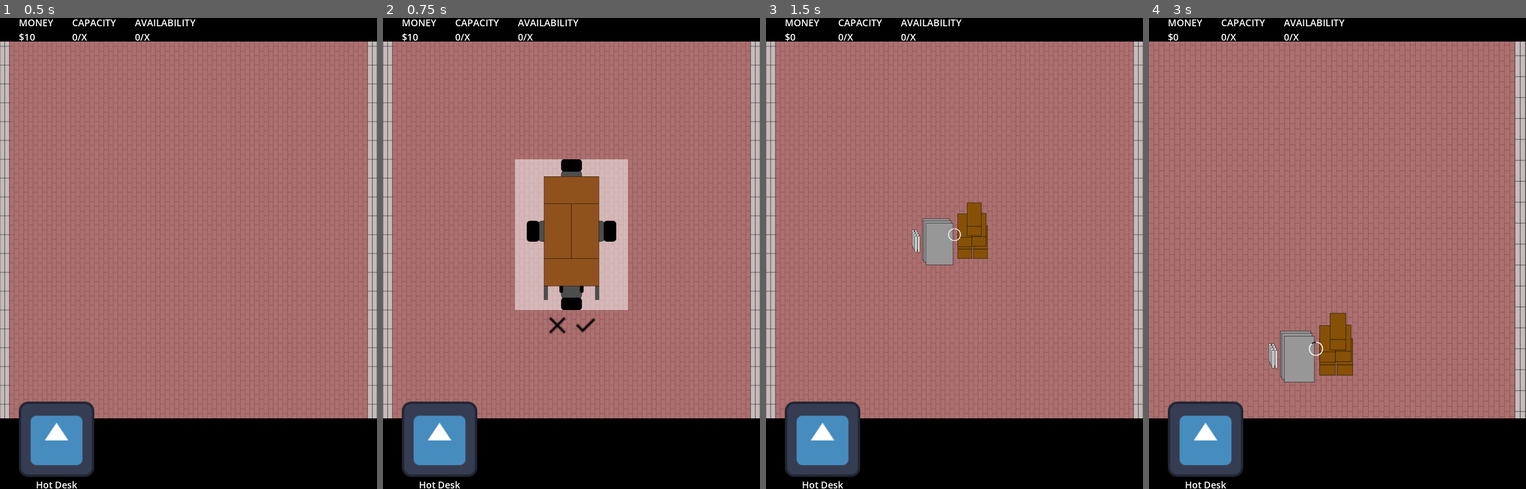
Above: before the commit, frames 1-4 (left to right).
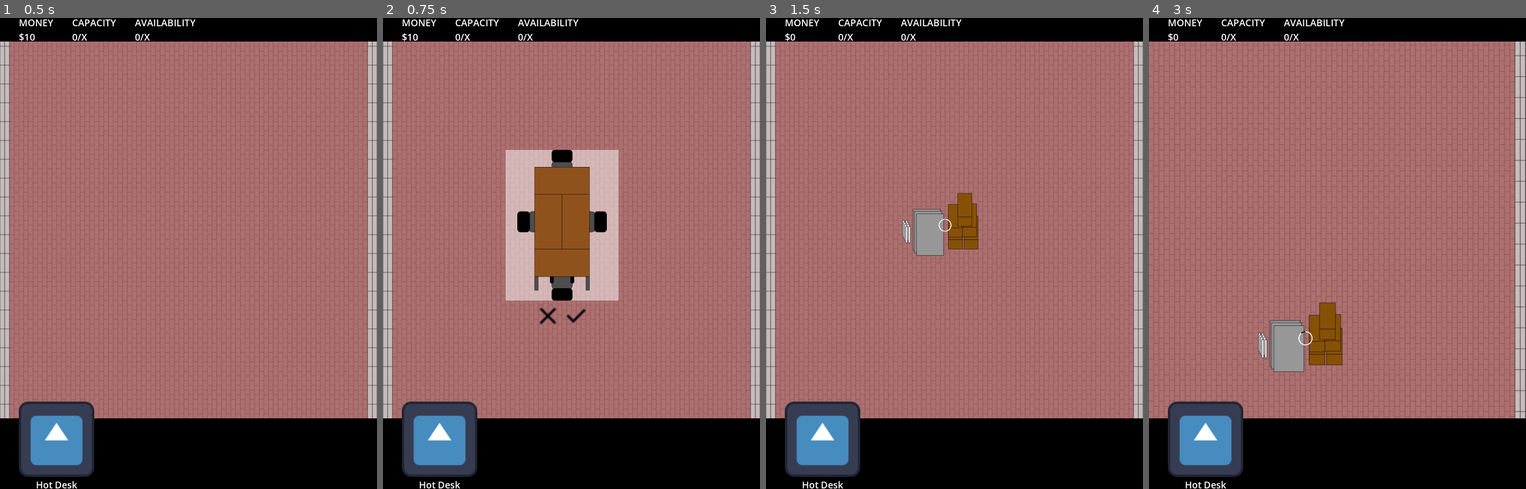
Above: after the commit, the same moments.

Repository: niels-hb/officie-godot
Game: Godot game, scene res://scenes/offices/basic_office_1/basic_office_1.tscn
The game is run twice, just before and just after one commit, with the same random seed, the same clock (stepped at 60 frames per second) and the same inputs. The engine's default icon, where the game draws it, is replaced by a stand-in: a white triangle on a blue panel in a dark square.
Inputs (mouse positions are in pixels of both pictures, inside the frame that each line leads up to; where the layout moved, square brackets give the same spot in the first picture):
- Up to frame 1 (0.5 s): no input
- Up to frame 2 (0.75 s): tap Enter at 0.5 s; drag from (439, 451) to (609, 149) at 0.52 s
- Up to frame 3 (1.5 s): click (958, 314) [969, 324] at 1.25 s
- Up to frame 4 (3 s): tap Space at 2 s; drag from (1337, 234) to (1318, 347) at 2.02 s; tap Enter at 2.75 s; move the mouse to (1375, 149) at 2.77 s; hold . (multi_swipe_down_right) from 2.78 s (still down); hold Mouse wheel up (pinch_outward) from 2.78 s (still down)

Frame 1 is identical in both runs. In frame 2, 5.7% of the frame differs, in the area x 32-65%, y 28-68%; in frame 3, 1.7%; in frame 4, 2.1%.

Commit message:
BsaeOffice: Fixed positioning of selected room within grid

Diff:
--- a/scenes/offices/base_office/base_office.gd
+++ b/scenes/offices/base_office/base_office.gd
@@ -23,7 +23,7 @@
 		return
 
 	var base_room: BaseRoom = (room.scene.instantiate() as BaseRoom).init(self, room)
-	base_room.position = office_size * GameInformation.GRID_SIZE / 2
+	base_room.position = Vector2i(office_size / 2) * GameInformation.GRID_SIZE
 	var _connect_result: int = base_room.drag_state_changed.connect(_on_drag_state_changed)
 
 	$Grid/Rooms.add_child(base_room)
